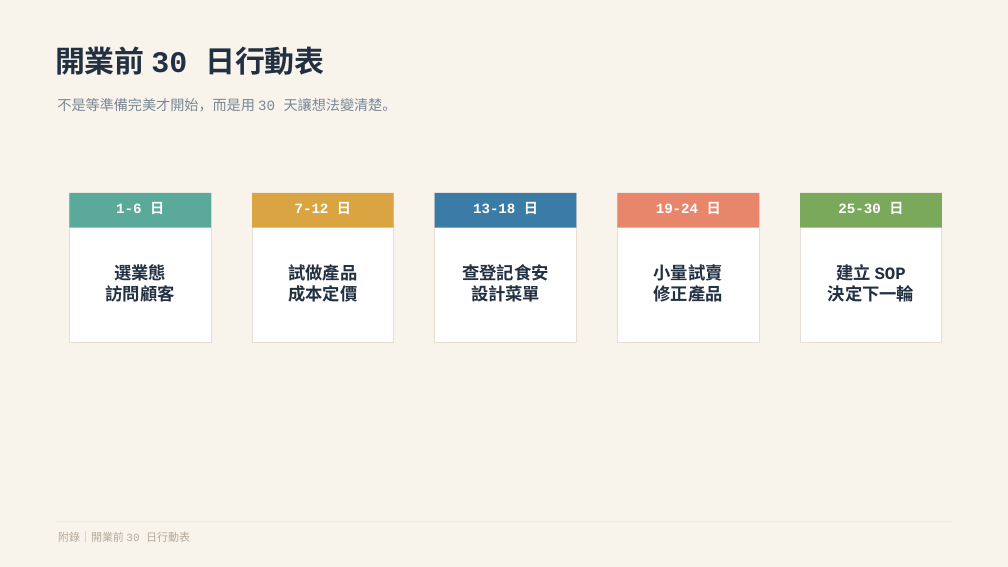
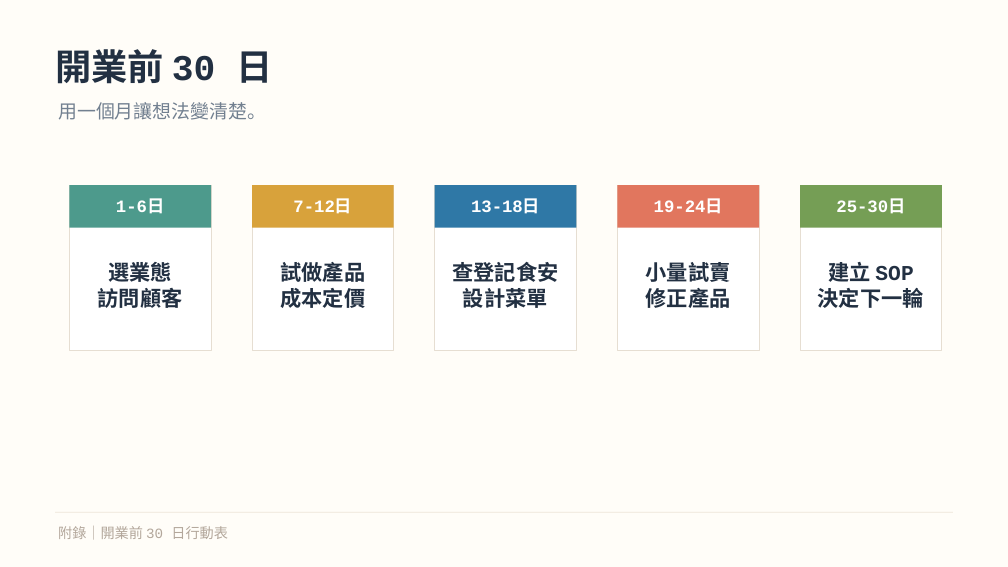
Before and after one commit to davidivy/20260601-new, a slide deck: slide 14 of 微型餐飲創業教學簡報_葉佳山.pptx (slide 15 before the commit). Drawn at 1008x567 pixels with LibreOffice and Linux fonts; fonts in the diff are those of the drawing. Boxes give left, top, right and bottom in pixels: in the first picture for what was removed or moved away, otherwise in the second. Text is boxed around its words. In the diff, an @@ line names an element or a change of style, - is before the commit and + after.

```diff
--- a/微型餐飲創業教學簡報_葉佳山.pptx
+++ b/微型餐飲創業教學簡報_葉佳山.pptx
@@ rectangle at (0,0,1008,567): fill #F8F4EC to #FFFDF8 @@
@@ text at (55,49,273,84): text changed; size 28.5 to 34.5 pt @@
-開業前 30 日行動表
+開業前 30 日
@@ text at (58,102,266,120): text changed; size 13.5 to 18 pt; text colour #7B8794 to #728090 @@
-不是等準備完美才開始，而是用 30 天讓想法變清楚。
+用一個月讓想法變清楚。
@@ rectangle: place and size @@
-rectangle at (70,193,212,343)
+rectangle at (70,185,212,351)
@@ rectangle: place and size @@
-rectangle at (70,193,212,228)
+rectangle at (70,185,212,228)
@@ rectangle at (70,185,212,228): fill #5BA99A to #4D9A8C @@
@@ text at (116,200,164,214): text changed; size 13.5 to 16.5 pt @@
-1-6 日
+1-6日
@@ rectangle: place and size @@
-rectangle at (252,193,394,343)
+rectangle at (252,185,394,351)
@@ rectangle: place and size @@
-rectangle at (252,193,394,228)
+rectangle at (252,185,394,228)
@@ rectangle at (252,185,394,228): fill #D9A441 to #D8A23B @@
@@ text at (293,200,352,214): text changed; size 13.5 to 16.5 pt @@
-7-12 日
+7-12日
@@ rectangle: place and size @@
-rectangle at (435,193,577,343)
+rectangle at (435,185,577,351)
@@ rectangle: place and size @@
-rectangle at (435,193,577,228)
+rectangle at (435,185,577,228)
@@ rectangle at (435,185,577,228): fill #3A7CA5 to #2F78A6 @@
@@ text at (471,200,540,214): text changed; size 13.5 to 16.5 pt @@
-13-18 日
+13-18日
@@ rectangle: place and size @@
-rectangle at (618,193,760,343)
+rectangle at (618,185,760,351)
@@ rectangle: place and size @@
-rectangle at (618,193,760,228)
+rectangle at (618,185,760,228)
@@ rectangle at (618,185,760,228): fill #E8866C to #E1765E @@
@@ text at (654,200,723,214): text changed; size 13.5 to 16.5 pt @@
-19-24 日
+19-24日
@@ rectangle: place and size @@
-rectangle at (800,193,942,343)
+rectangle at (800,185,942,351)
@@ rectangle: place and size @@
-rectangle at (800,193,942,228)
+rectangle at (800,185,942,228)
@@ rectangle at (800,185,942,228): fill #7AA95C to #759E55 @@
@@ text at (836,200,905,214): text changed; size 13.5 to 16.5 pt @@
-25-30 日
+25-30日
@@ size 16.5 to 20.2 pt in 5 elements at (818,262,924,308), (98,259,183,312), (280,262,365,308), (452,262,558,308), (646,262,731,308) @@
@@ rectangle: place and size @@
-rectangle at (55,522,954,523)
+rectangle at (55,512,954,513)
@@ rectangle at (55,512,954,513): fill #EFE7DA to #EEE5D8 @@
@@ text "附錄｜開業前 30 日行動表" at (58,526,227,539): size 10.5 to 13.5 pt, text colour #B5A99A to #B3A79B @@
```
Also in this commit, not shown: 13 other slides changed, 1 slide added, 2 slides removed, 1 other file.
